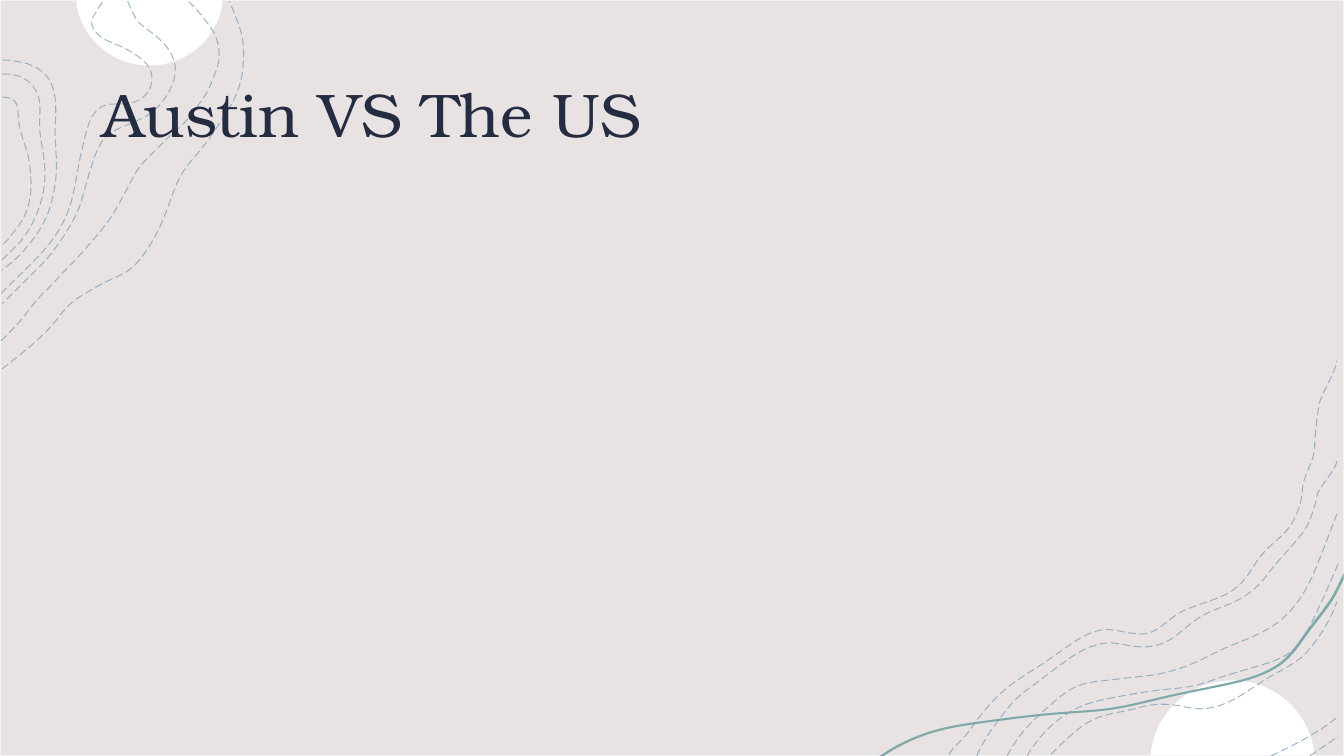
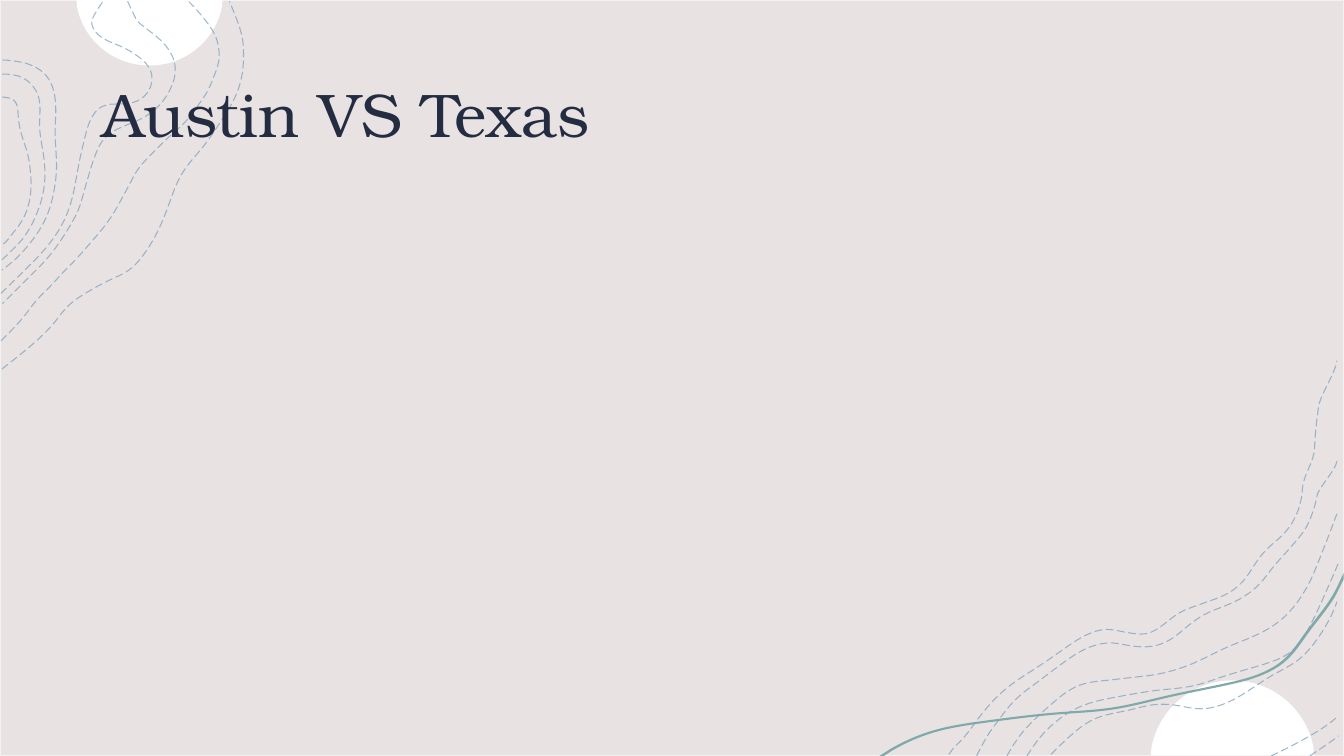
Before and after one commit to jtell32/Project-2, a slide deck: slide 3 of Project 2 (Group 4).pptx (slide 4 before the commit). Drawn at 1344x756 pixels with LibreOffice and Linux fonts; fonts in the diff are those of the drawing; background and template pictures are left out. Boxes give left, top, right and bottom in pixels: in the first picture for what was removed or moved away, otherwise in the second. Text is boxed around its words. In the diff, an @@ line names an element or a change of style, - is before the commit and + after.

```diff
--- a/Project 2 (Group 4).pptx
+++ b/Project 2 (Group 4).pptx
@@ title at bbox=[102, 80, 590, 152]: text changed @@
-Austin VS The US
+Austin VS Texas
```
Also in this commit, not shown: 2 other slides changed, 3 slides added, 3 slides removed.
